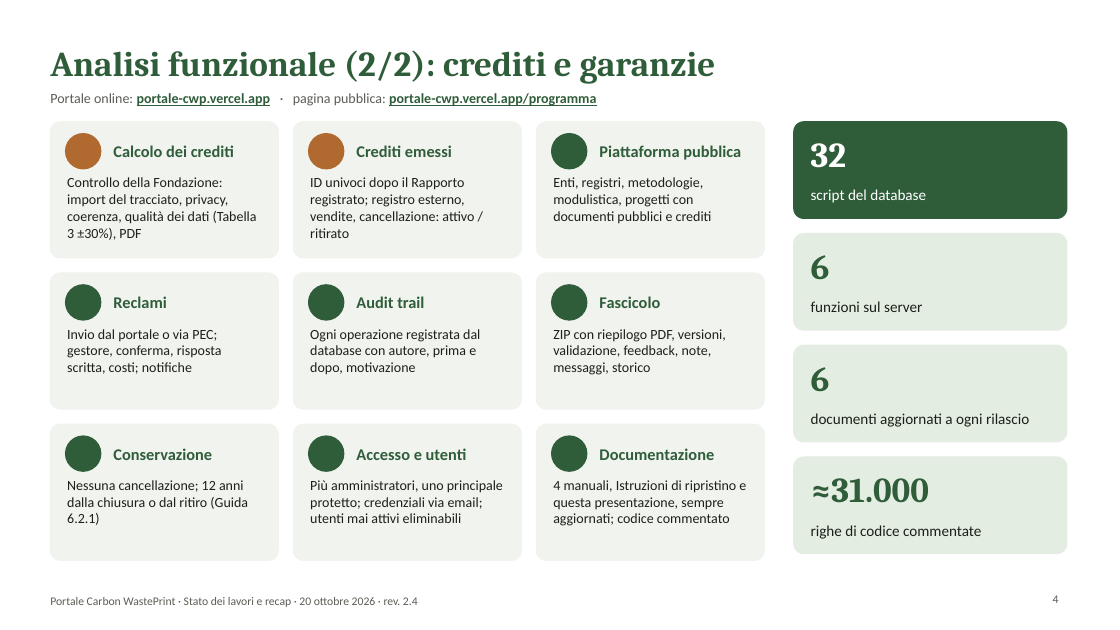
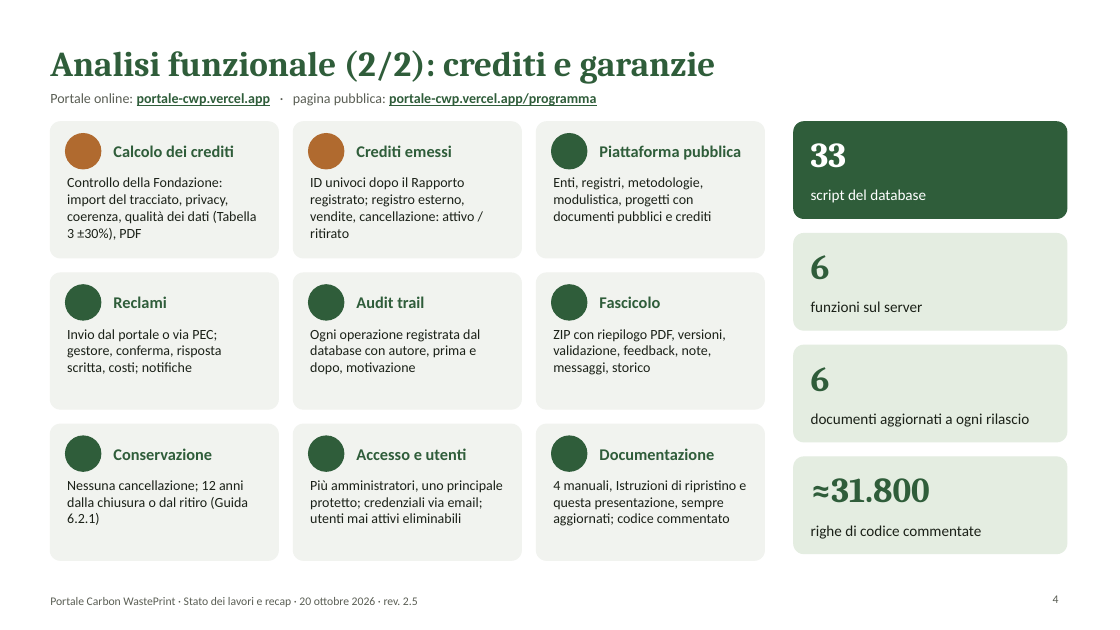
Before and after one commit to lucamorettioperate/portale-cwp, a slide deck: slide 4 of public/documentazione/Presentazione_Portale_CWP.pptx. Drawn at 1120x630 pixels with LibreOffice and Linux fonts; fonts in the diff are those of the drawing; background and template pictures are left out. Boxes give left, top, right and bottom in pixels: in the first picture for what was removed or moved away, otherwise in the second. Text is boxed around its words. In the diff, an @@ line names an element or a change of style, - is before the commit and + after.

```diff
--- a/public/documentazione/Presentazione_Portale_CWP.pptx
+++ b/public/documentazione/Presentazione_Portale_CWP.pptx
@@ text at (x1=811, y1=143, x2=847, y2=168): text changed @@
-32
+33
@@ text at (x1=811, y1=478, x2=930, y2=503): text changed @@
-≈31.000
+≈31.800
@@ text at (x1=50, y1=597, x2=418, y2=607): text changed @@
-Portale Carbon WastePrint · Stato dei lavori e recap · 20 ottobre 2026 · rev. 2.4
+Portale Carbon WastePrint · Stato dei lavori e recap · 20 ottobre 2026 · rev. 2.5
```
Also in this commit, not shown: 13 other slides changed, 29 other files.
